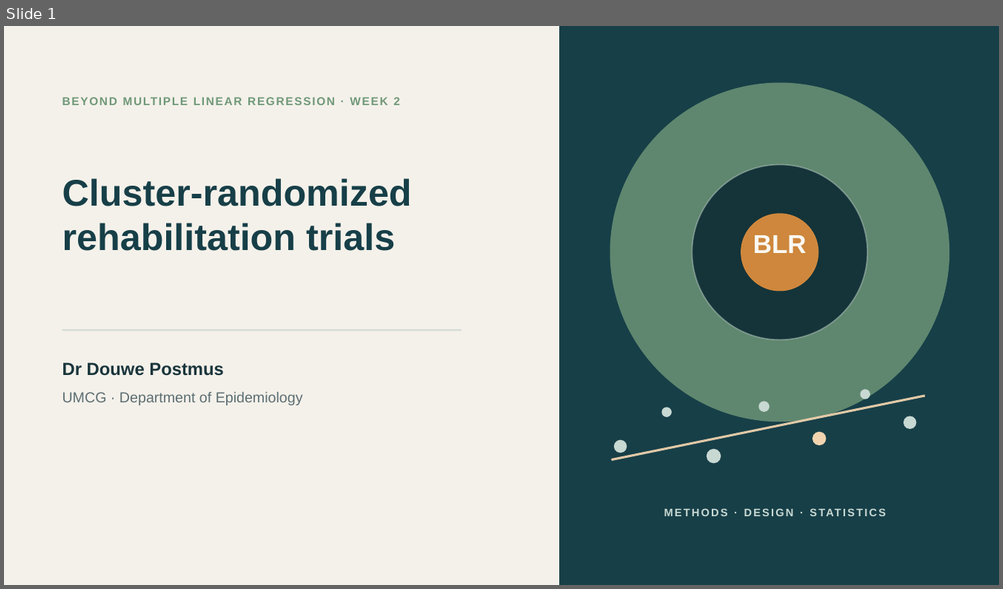
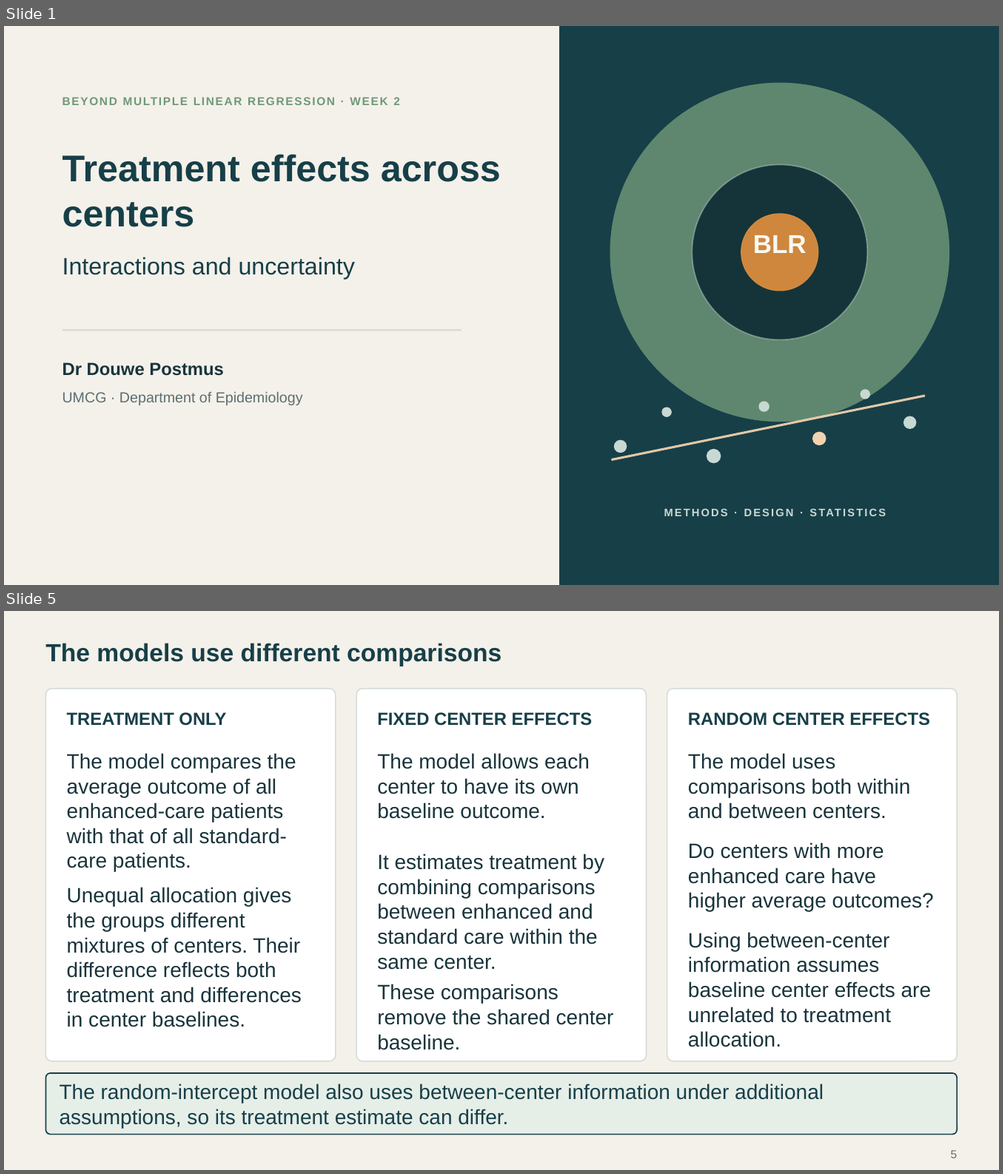
Before and after one commit to Postmus/BeyondMLR, a slide deck: lectures_2627/week2/Beyond_MLR_Week_2.pptx. Shown one above the other, each under a label of ours: slide 1 before the commit, slides 1 and 5 after it; the slides between them are not shown. The pictures are 1003x589 and 1003x1174 pixels, drawn with LibreOffice and Linux fonts; fonts in the diff are those of the drawing. Boxes give left, top, right and bottom in pixels: in the first picture for what was removed or moved away, otherwise in the second. Text is boxed around its words. In the diff, an @@ line names an element or a change of style, - is before the commit and + after.

Commit message:
Develop Week 2 lecture on treatment interactions and uncertainty

```diff
--- a/lectures_2627/week2/Beyond_MLR_Week_2.pptx
+++ b/lectures_2627/week2/Beyond_MLR_Week_2.pptx
@@ slide 5 added at (4,611,999,1170), background #F4F1EA @@
@@ text added at (45,643,501,667), 24 pt, text #173F48, bold @@
+The models use different comparisons
@@ rounded rectangle added at (45,689,336,1062), fill #FFFFFF, outline #D3DDD6 1.1 pt @@
@@ rounded rectangle added at (356,689,646,1062), fill #FFFFFF, outline #D3DDD6 1.1 pt @@
@@ rounded rectangle added at (667,689,957,1062), fill #FFFFFF, outline #D3DDD6 1.1 pt @@
@@ text added at (67,712,226,726), 17 pt, text #173F48, bold @@
+TREATMENT ONLY
@@ text added at (377,712,592,726), 17 pt, text #173F48, bold @@
+FIXED CENTER EFFECTS
@@ text added at (688,712,930,726), 17 pt, text #173F48, bold @@
+RANDOM CENTER EFFECTS
@@ text added at (67,753,296,872), 20 pt, text #19343B @@
+The model compares the average outcome of all enhanced-care patients with that of all standard-care patients.
@@ text added at (377,753,589,819), 20 pt, text #19343B @@
+The model allows each center to have its own baseline outcome.
@@ text added at (688,753,910,819), 20 pt, text #19343B @@
+The model uses comparisons both within and between centers.
@@ text added at (377,854,604,970), 20 pt, text #19343B @@
+It estimates treatment by combining comparisons between enhanced and standard care within the same center.
@@ text added at (688,843,933,911), 20 pt, text #19343B @@
+Do centers with more enhanced care have higher average outcomes?
@@ text added at (67,887,301,1028), 20 pt, text #19343B @@
+Unequal allocation gives the groups different mixtures of centers. Their difference reflects both treatment and differences in center baselines.
@@ text added at (688,932,930,1023), 20 pt, text #19343B @@
+Using between-center information assumes baseline center effects are unrelated to treatment allocation.
@@ text added at (377,984,614,1051), 20 pt, text #19343B @@
+These comparisons remove the shared center baseline.
@@ rounded rectangle added at (45,1073,957,1135), fill #E6EEE8, outline #173F48 1.2 pt @@
@@ text added at (60,1084,823,1128), 20 pt, text #173F48 @@
+The random-intercept model also uses between-center information under additional assumptions, so its treatment estimate can differ.
@@ page number added at (950,1150,957,1159), 11 pt, text #5C6E72 @@
+5
@@ slide 1 changed as well @@
@@ text at (62,154,501,227): text changed @@
-Cluster-randomized rehabilitation trials
+Treatment effects across centers
@@ text added at (62,257,355,279), 23 pt, text #173F48 @@
+Interactions and uncertainty
```
Also in this commit, not shown: 24 other slides added, 8 slides removed, 53 other files.
